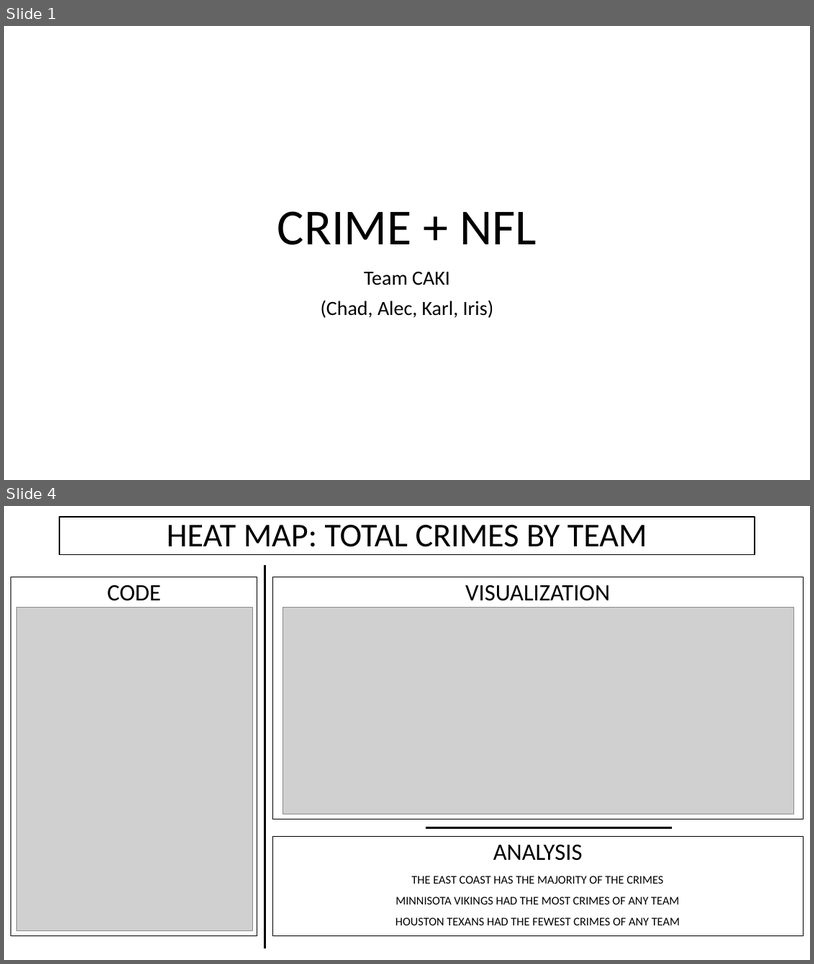
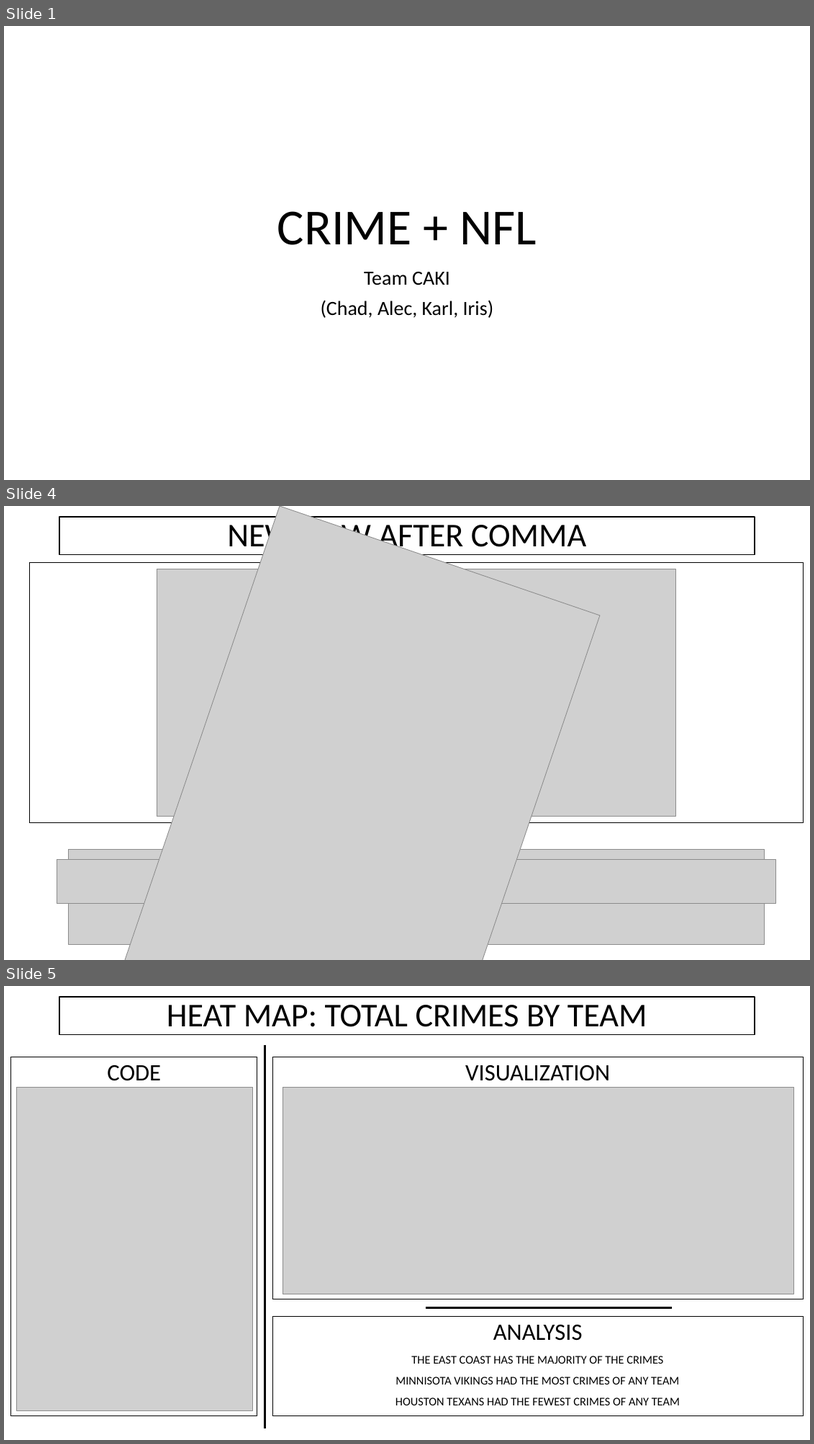
Before and after one commit to alecslaney/project2, a slide deck: CHADS_CODING/CRIME + NFL.pptx. Shown one above the other, each under a label of ours: slides 1 and 4 before the commit, slides 1, 4 and 5 after it; the slides between them are not shown. The pictures are 814x964 and 814x1444 pixels, drawn with LibreOffice and Linux fonts; fonts in the diff are those of the drawing; grey boxes stand for pictures. Boxes give left, top, right and bottom in pixels: in the first picture for what was removed or moved away, otherwise in the second. Text is boxed around its words. In the diff, an @@ line names an element or a change of style, - is before the commit and + after.

```diff
--- a/CHADS_CODING/CRIME + NFL.pptx
+++ b/CHADS_CODING/CRIME + NFL.pptx
@@ slide 4 added at bbox=[4, 506, 810, 960], background #FFFFFF @@
@@ title added at bbox=[59, 517, 756, 554], outline #000000 1 pt, 39.6 pt, text #000000 @@
+NEW ROW AFTER COMMA
@@ picture added at bbox=[98, 506, 600, 960] @@
@@ rectangle added at bbox=[30, 563, 804, 822], outline #000000 0.75 pt @@
@@ picture added at bbox=[157, 569, 676, 816] @@
@@ picture added at bbox=[69, 849, 765, 944] @@
@@ picture added at bbox=[57, 860, 776, 903] @@
@@ what was slide 4 is now slide 5 @@
```
Also in this commit, not shown: 2 slides changed, 8 other slides added, 5 slides removed.
